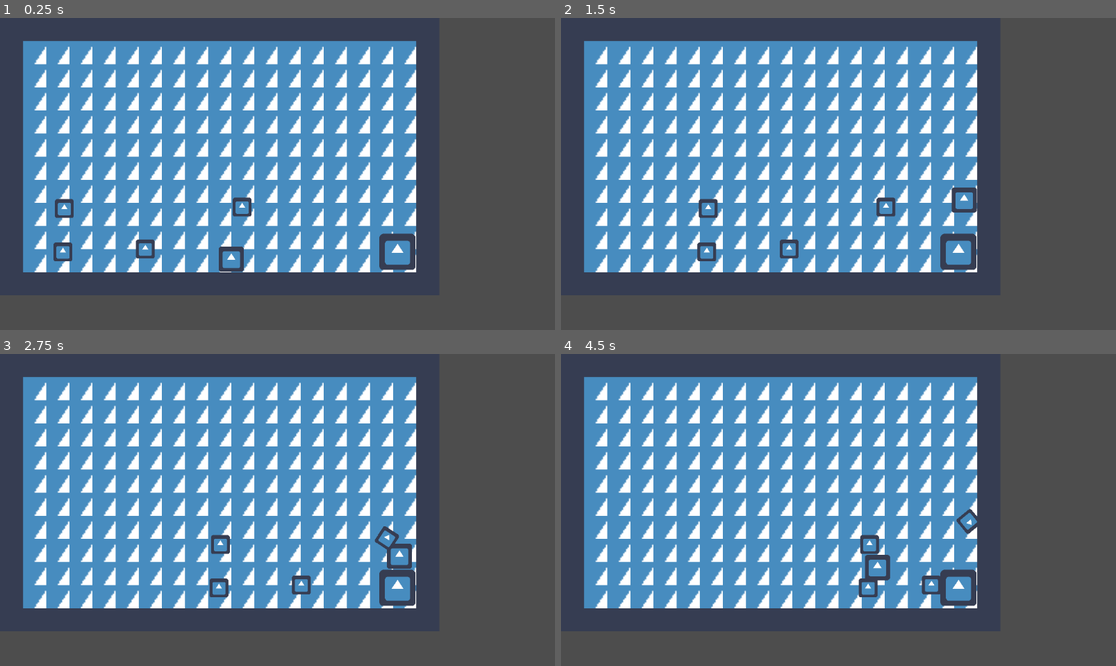
Above: before the commit, frames 1-4 (two rows, left to right).
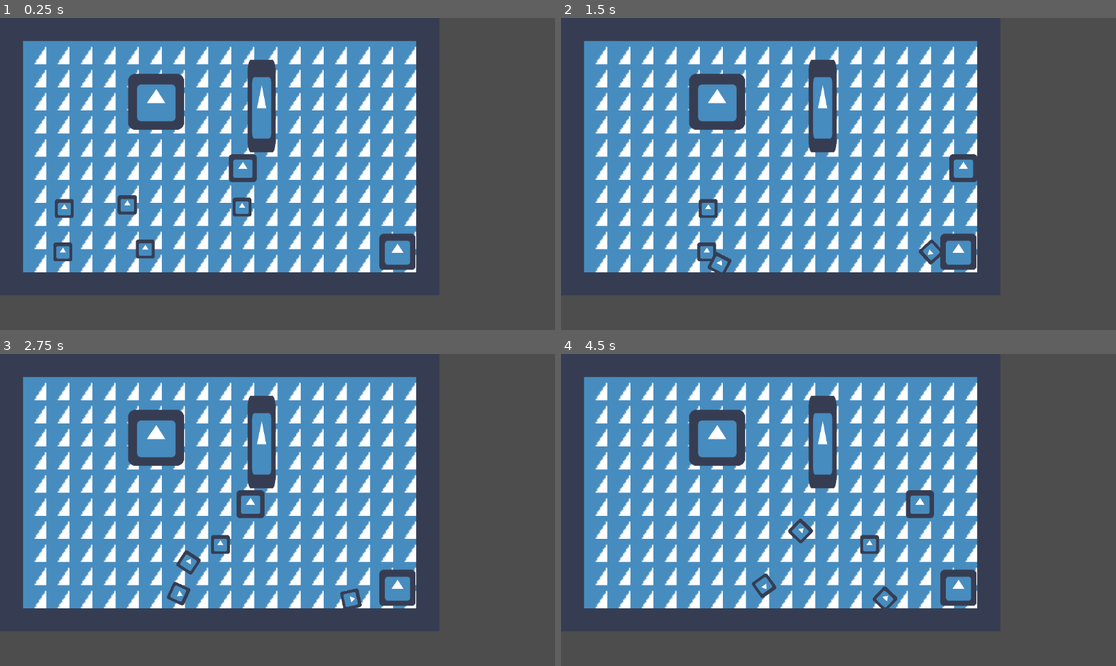
Above: after the commit, the same moments.

Repository: FeniXb3/LaughArena
Game: Godot game, scene res://bulletHellMap.tscn
Same seed, same stepped clock (60 frames per second), same inputs: the game is played once before the commit and once after it. The engine's default icon, where the game draws it, is replaced by a stand-in: a white triangle on a blue panel in a dark square.
Inputs:
- Up to frame 1 (0.25 s): no input
- Up to frame 2 (1.5 s): tap Enter (ui_accept) at 0.5, 0.77 s; hold Right (ui_right) from 0.53 s (still down)
- Up to frame 3 (2.75 s): tap Enter (ui_accept) at 1.52 s; release Right (ui_right) at 2.03 s; hold Left (ui_left) from 2.03 s (still down)
- Up to frame 4 (4.5 s): release Left (ui_left) at 2.78 s; hold Right (ui_right) 2.78-4.28 s; tap Enter (ui_accept) at 3.02, 3.77 s; hold Left (ui_left) from 4.28 s (still down)

The runs differ from the first frame. In frame 1, 2.9% of the frame differs, in the area x 21-50%, y 13-82%; in frame 2, 3.3%; in frame 3, 3.6%; in frame 4, 3.7%, in the area x 23-76%, y 13-82%.

Commit message:
coś się tworzy

Diff:
--- a/bulletHellMap.tscn
+++ b/bulletHellMap.tscn
@@ -1,10 +1,13 @@
-[gd_scene load_steps=8 format=3 uid="uid://bdthgj4p76fdf"]
+[gd_scene load_steps=11 format=3 uid="uid://bdthgj4p76fdf"]
 
 [ext_resource type="Texture2D" uid="uid://ch1mk7q7dy0py" path="res://icon.png" id="1_wwx5m"]
-[ext_resource type="PackedScene" uid="uid://dy1vscv7k75qv" path="res://character_body_2d.tscn" id="2_3ykfp"]
 [ext_resource type="PackedScene" uid="uid://du4u7jic1sysk" path="res://Bullet.tscn" id="3_k747o"]
 [ext_resource type="PackedScene" uid="uid://dvvwuqjgdta0m" path="res://BulletSpawner.tscn" id="3_pmm4n"]
+[ext_resource type="PackedScene" uid="uid://ceoeg04e6gurv" path="res://water.tscn" id="5_3grh0"]
+[ext_resource type="PackedScene" uid="uid://byh3flua4ky2f" path="res://bullets.tscn" id="5_53jcw"]
 [ext_resource type="PackedScene" uid="uid://mpy72btnntju" path="res://Turret.tscn" id="5_fehwi"]
+[ext_resource type="PackedScene" uid="uid://c77x8fmpt1ngl" path="res://player2.tscn" id="5_y87s1"]
+[ext_resource type="PackedScene" uid="uid://i4vfjjtivq8g" path="res://turret2.tscn" id="8_ynnnl"]
 
 [sub_resource type="TileSetAtlasSource" id="TileSetAtlasSource_w11m8"]
 texture = ExtResource("1_wwx5m")
@@ -215,9 +218,6 @@
 layer_0/name = "Walls"
 layer_0/tile_data = PackedInt32Array(720896, 0, 4, 720897, 0, 4, 720898, 0, 4, 720899, 0, 4, 720900, 0, 4, 720901, 0, 4 …(3854 unchanged characters)…
 
-[node name="CharacterBody2D" parent="." instance=ExtResource("2_3ykfp")]
-position = Vector2(160, 161)
-
 [node name="AnimatableBody2D" parent="." instance=ExtResource("3_pmm4n")]
 position = Vector2(275, 162)
 
@@ -235,3 +235,21 @@
 
 [node name="Node2D" parent="." instance=ExtResource("5_fehwi")]
 position = Vector2(-143, -15)
+
+[node name="water" parent="." instance=ExtResource("5_3grh0")]
+position = Vector2(-138, 153)
+
+[node name="player" parent="." instance=ExtResource("5_y87s1")]
+position = Vector2(168, 104)
+scale = Vector2(0.15, 0.15)
+
+[node name="bullets" parent="." instance=ExtResource("5_53jcw")]
+position = Vector2(42, 101)
+
+[node name="turret2" parent="." instance=ExtResource("8_ynnnl")]
+position = Vector2(108, 58)
+scale = Vector2(0.3, 0.3)
+
+[node name="water2" parent="." instance=ExtResource("5_3grh0")]
+position = Vector2(181, 61)
+scale = Vector2(0.09, 0.3)
--- /dev/null
+++ b/bullets.gd
@@ -0,0 +1,25 @@
+extends RigidBody2D
+
+var direction: Vector2 = Vector2.RIGHT
+var speed: float = 300
+
+const RIGHT = Vector2.RIGHT
+@export var SPEED: int = 200
+
+func _ready():
+	var movement = RIGHT.rotated(rotation) * SPEED
+
+	apply_impulse(movement)
+
+func _physics_process(delta):
+	var movement = direction * SPEED * delta
+
+#func _physics_process(delta):
+	#position += direction * speed * delta
+
+
+func _on_screen_exited():
+	queue_free()
+
+func _on_body_entered(body):
+	queue_free()
--- /dev/null
+++ b/bullets.tscn
@@ -0,0 +1,31 @@
+[gd_scene load_steps=5 format=3 uid="uid://byh3flua4ky2f"]
+
+[ext_resource type="Script" path="res://bullets.gd" id="1_2o8ih"]
+[ext_resource type="Texture2D" uid="uid://ch1mk7q7dy0py" path="res://icon.png" id="2_cqhf7"]
+
+[sub_resource type="PhysicsMaterial" id="PhysicsMaterial_01way"]
+
+[sub_resource type="CircleShape2D" id="CircleShape2D_15q7d"]
+radius = 6.66667
+
+[node name="bullets" type="RigidBody2D"]
+scale = Vector2(0.15, 0.15)
+physics_material_override = SubResource("PhysicsMaterial_01way")
+max_contacts_reported = 5
+contact_monitor = true
+script = ExtResource("1_2o8ih")
+
+[node name="VisibleOnScreenNotifier2D" type="VisibleOnScreenNotifier2D" parent="."]
+position = Vector2(0, -1.19209e-07)
+scale = Vector2(0.666667, 0.666667)
+
+[node name="Sprite2D" type="Sprite2D" parent="."]
+position = Vector2(-4.76837e-07, -4.76837e-07)
+scale = Vector2(0.104167, 0.104167)
+texture = ExtResource("2_cqhf7")
+
+[node name="CollisionShape2D" type="CollisionShape2D" parent="."]
+shape = SubResource("CircleShape2D_15q7d")
+
+[connection signal="body_entered" from="." to="." method="_on_body_entered"]
+[connection signal="screen_exited" from="VisibleOnScreenNotifier2D" to="." method="_on_screen_exited"]
--- /dev/null
+++ b/player2.gd
@@ -0,0 +1,5 @@
+extends CharacterBody2D
+
+func _physics_process(delta):
+	velocity = Input.get_vector("ui_left", "ui_right", "ui_up", "ui_down") * 150
+	move_and_slide()
--- /dev/null
+++ b/player2.tscn
@@ -0,0 +1,18 @@
+[gd_scene load_steps=4 format=3 uid="uid://c77x8fmpt1ngl"]
+
+[ext_resource type="Texture2D" uid="uid://ch1mk7q7dy0py" path="res://icon.png" id="1_c70ia"]
+[ext_resource type="Script" path="res://player2.gd" id="1_so254"]
+
+[sub_resource type="RectangleShape2D" id="RectangleShape2D_qyc38"]
+size = Vector2(128, 128)
+
+[node name="player" type="CharacterBody2D"]
+collision_layer = 2
+motion_mode = 1
+script = ExtResource("1_so254")
+
+[node name="Sprite2D" type="Sprite2D" parent="."]
+texture = ExtResource("1_c70ia")
+
+[node name="CollisionShape2D" type="CollisionShape2D" parent="."]
+shape = SubResource("RectangleShape2D_qyc38")
--- a/project.godot
+++ b/project.godot
@@ -29,5 +29,5 @@
 
 [layer_names]
 
-2d_physics/layer_1="player"
-2d_physics/layer_2="enemy"
+2d_physics/layer_1="Objects"
+2d_physics/layer_2="Player"
--- /dev/null
+++ b/turret2.gd
@@ -0,0 +1,32 @@
+extends Node2D
+
+@onready var ray_cast_2d = $RayCast2D
+@onready var timer = $Timer
+@export var ammo: PackedScene
+
+var player
+
+func _ready():
+	player = get_parent().find_child("player")
+
+func _physics_process(delta):
+	_aim()
+	_check_player_collision()
+
+func _aim():
+	ray_cast_2d.target_position = to_local(player.position)
+
+func _check_player_collision():
+	if ray_cast_2d.get_collider() == player and timer.is_stopped():
+		timer.start()
+	elif ray_cast_2d.get_collider() != player and not timer.is_stopped():
+		timer.stop()
+
+func _on_timer_timeout():
+	_shoot()
+
+func _shoot():
+	var bullet = ammo.instantiate()
+	bullet.position = position
+	bullet.direction = (ray_cast_2d.target_position).normalized()
+	get_tree().current_scene.add_child(bullet)
--- /dev/null
+++ b/turret2.tscn
@@ -0,0 +1,20 @@
+[gd_scene load_steps=4 format=3 uid="uid://i4vfjjtivq8g"]
+
+[ext_resource type="Script" path="res://turret2.gd" id="1_vs0l5"]
+[ext_resource type="PackedScene" uid="uid://byh3flua4ky2f" path="res://bullets.tscn" id="2_wgdcx"]
+[ext_resource type="Texture2D" uid="uid://ch1mk7q7dy0py" path="res://icon.png" id="3_xns1j"]
+
+[node name="turret2" type="Node2D"]
+script = ExtResource("1_vs0l5")
+ammo = ExtResource("2_wgdcx")
+
+[node name="Sprite2D" type="Sprite2D" parent="."]
+texture = ExtResource("3_xns1j")
+
+[node name="RayCast2D" type="RayCast2D" parent="."]
+collision_mask = 3
+
+[node name="Timer" type="Timer" parent="."]
+wait_time = 0.4
+
+[connection signal="timeout" from="Timer" to="." method="_on_timer_timeout"]
--- /dev/null
+++ b/water.tscn
@@ -0,0 +1,19 @@
+[gd_scene load_steps=3 format=3 uid="uid://ceoeg04e6gurv"]
+
+[ext_resource type="Texture2D" uid="uid://ch1mk7q7dy0py" path="res://icon.png" id="1_in5kf"]
+
+[sub_resource type="RectangleShape2D" id="RectangleShape2D_7pins"]
+size = Vector2(213.333, 213.333)
+
+[node name="water" type="StaticBody2D"]
+scale = Vector2(0.15, 0.15)
+collision_mask = 0
+
+[node name="Sprite2D" type="Sprite2D" parent="."]
+position = Vector2(5.72205e-06, -3.8147e-06)
+scale = Vector2(1.66667, 1.66667)
+texture = ExtResource("1_in5kf")
+
+[node name="CollisionShape2D" type="CollisionShape2D" parent="."]
+position = Vector2(3.17891e-06, 3.17891e-06)
+shape = SubResource("RectangleShape2D_7pins")
